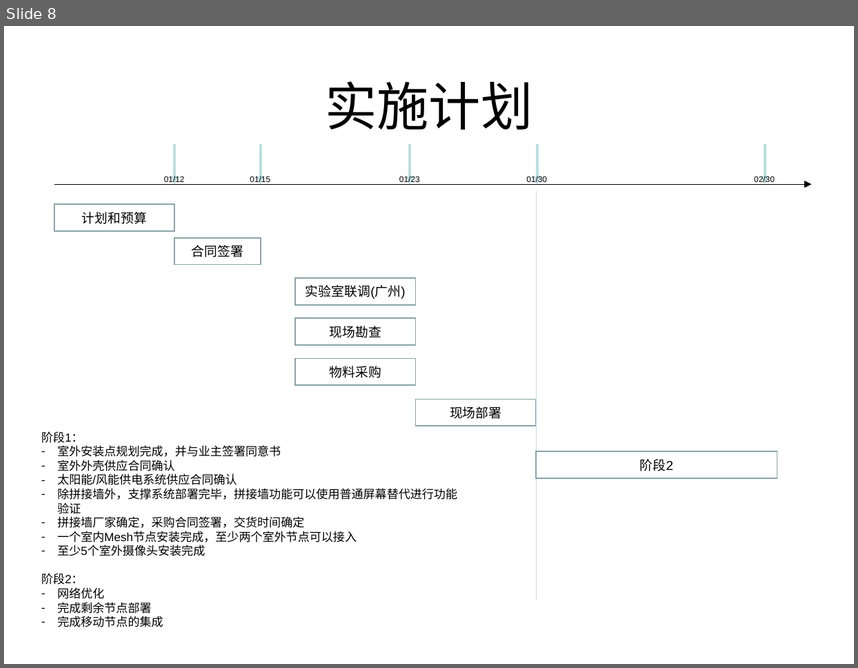
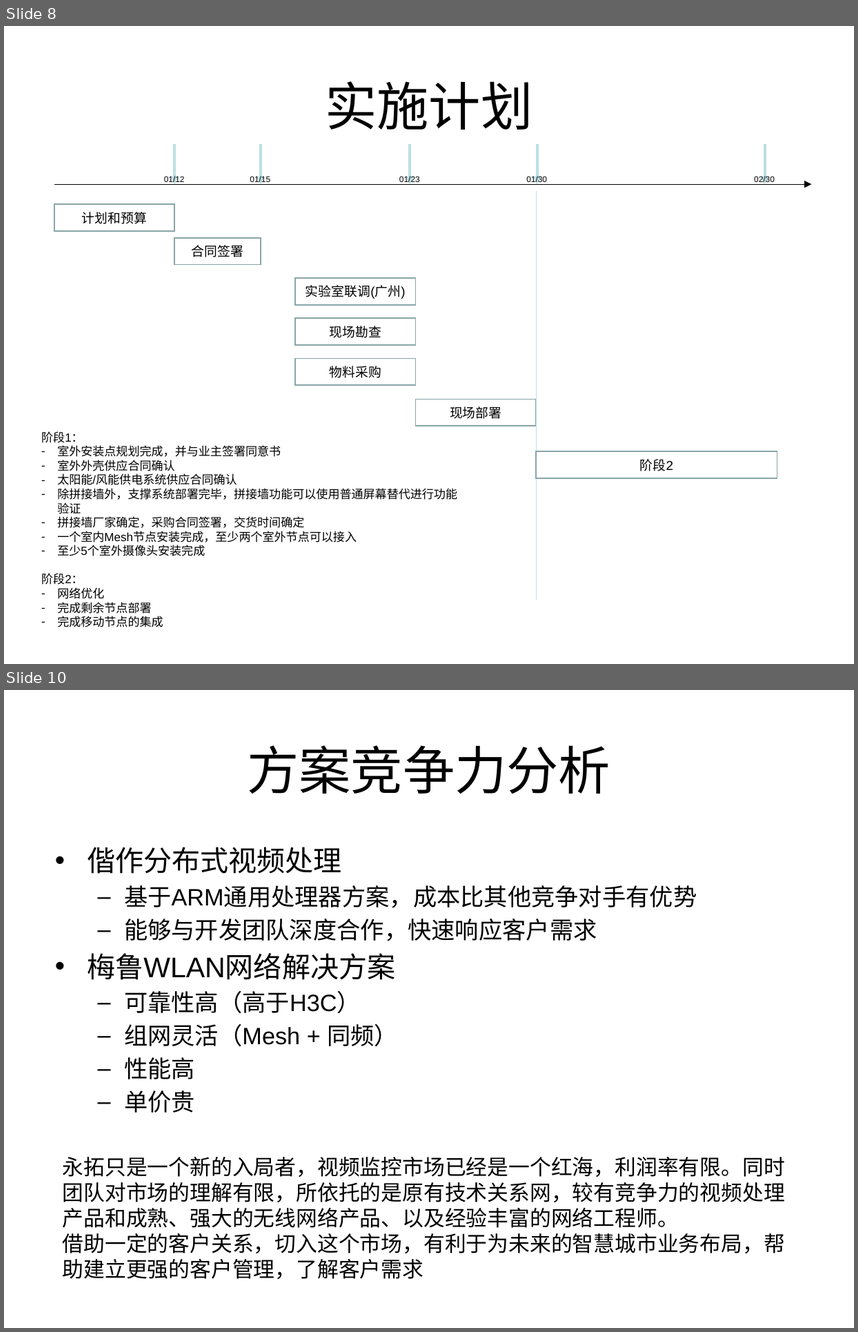
Before and after one commit to scutxieyun/Gfapiao, a slide deck: doc/基于Mesh的视频监控解决方案.pptx. Shown one above the other, each under a label of ours: slide 8 before the commit, slides 8 and 10 after it; the slides between them are not shown. The pictures are 858x668 and 858x1332 pixels, drawn with LibreOffice and Linux fonts; fonts in the diff are those of the drawing. Boxes give left, top, right and bottom in pixels: in the first picture for what was removed or moved away, otherwise in the second. Text is boxed around its words. In the diff, an @@ line names an element or a change of style, - is before the commit and + after.

```diff
--- a/doc/基于Mesh的视频监控解决方案.pptx
+++ b/doc/基于Mesh的视频监控解决方案.pptx
@@ slide 10 added at (4,690,854,1328), background #FFFFFF @@
@@ title added at (247,745,611,793), 44 pt, text #000000 @@
+方案竞争力分析
@@ text added at (87,847,697,1112), 20 pt, text #000000 @@
+• 偕作分布式视频处理
+  – 基于ARM通用处理器方案，成本比其他竞争对手有优势
+  – 能够与开发团队深度合作，快速响应客户需求
+• 梅鲁WLAN网络解决方案
+  – 可靠性高（高于H3C）
+  – 组网灵活（Mesh + 同频）
+  – 性能高
+  – 单价贵
@@ text added at (63,1156,785,1279), 18 pt, text #000000 @@
+永拓只是一个新的入局者，视频监控市场已经是一个红海，利润率有限。同时团队对市场的理解有限，所依托的是原有技术关系网，较有竞争力的视频处理产品和成熟、强大的无线网络产品、以及经验丰富的网络工程师。
+借助一定的客户关系，切入这个市场，有利于为未来的智慧城市业务布局，帮助建立更强的客户管理，了解客户需求
```
Also in this commit, not shown: 1 slide changed, 2 other slides added, 1 slide removed, 1 other file.
